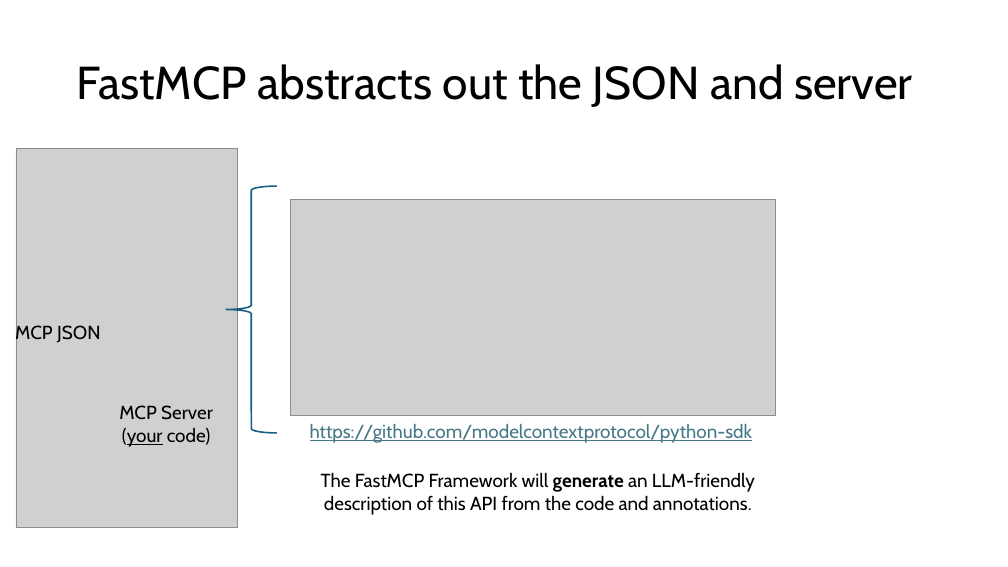
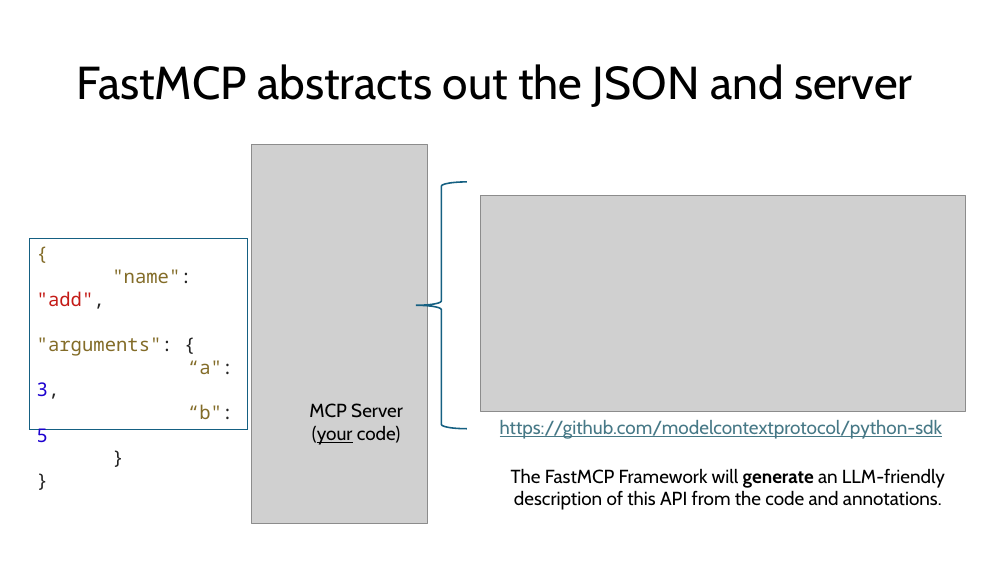
Before and after one commit to RHIT-CSSE/csse290-ai, a slide deck: slide 11 of ClassMaterials/Week9/MCP Servers.pptx (slide 10 before the commit). Drawn at 1008x567 pixels with LibreOffice and Linux fonts; fonts in the diff are those of the drawing; grey boxes stand for pictures. Boxes give left, top, right and bottom in pixels: in the first picture for what was removed or moved away, otherwise in the second. Text is boxed around its words. In the diff, an @@ line names an element or a change of style, - is before the commit and + after.

```diff
--- a/ClassMaterials/Week9/MCP Servers.pptx
+++ b/ClassMaterials/Week9/MCP Servers.pptx
@@ picture: place and size @@
-picture at box(16, 148, 237, 527)
+picture at box(252, 144, 427, 523)
@@ 2 texts, 1 picture, 1 left brace: place and size @@
-2 texts, 1 picture, 1 left brace at box(226, 186, 775, 515)
+2 texts, 1 picture, 1 left brace at box(416, 182, 966, 510)
@@ rectangle added at box(29, 238, 247, 429), outline #156082 0.75 pt, 18 pt, text #836C28 @@
+{
+"name": "add",
+"arguments": {
+“a": 3,
+“b": 5
+}
+}
@@ text removed at box(15, 323, 101, 344) @@
-MCP JSON
@@ text "MCP Server": place and size @@
-text "MCP Server" at box(119, 405, 213, 447)
+text "MCP Server" at box(309, 403, 403, 445)
```
Also in this commit, not shown: 7 other slides changed, 1 slide added.
